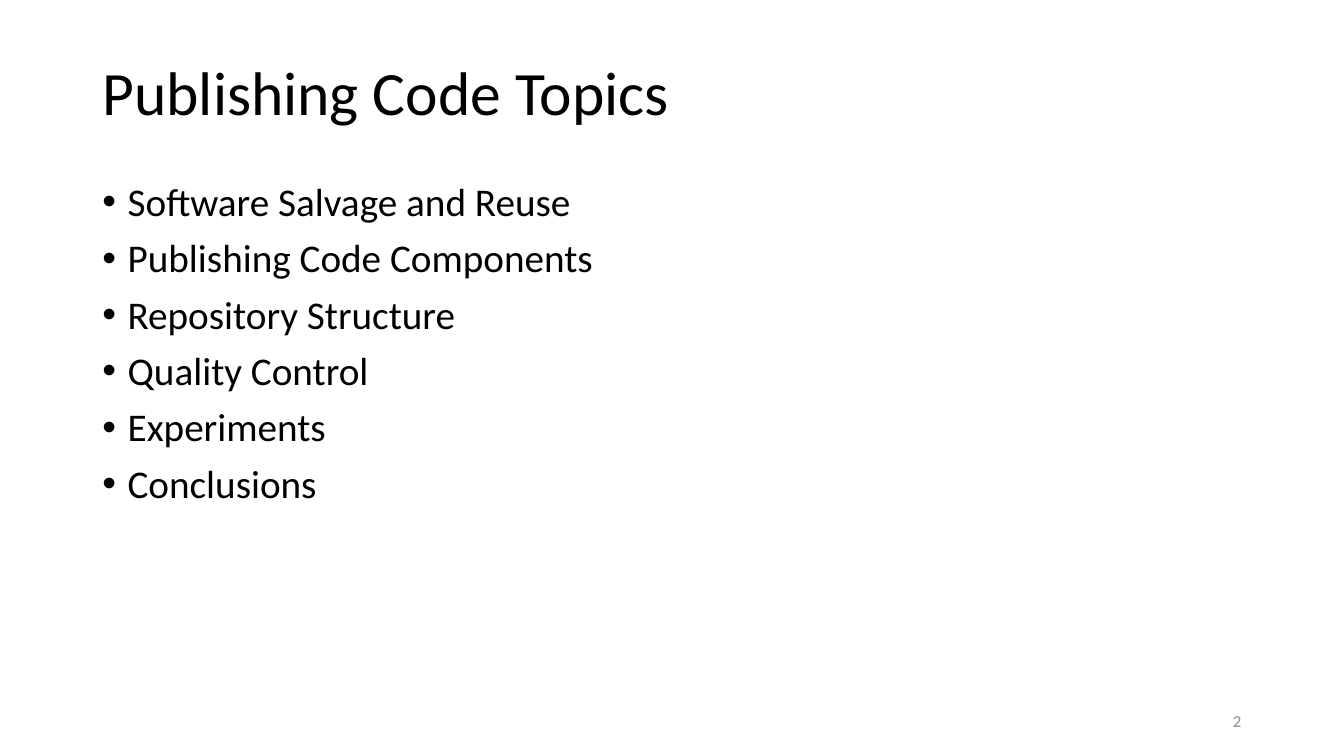
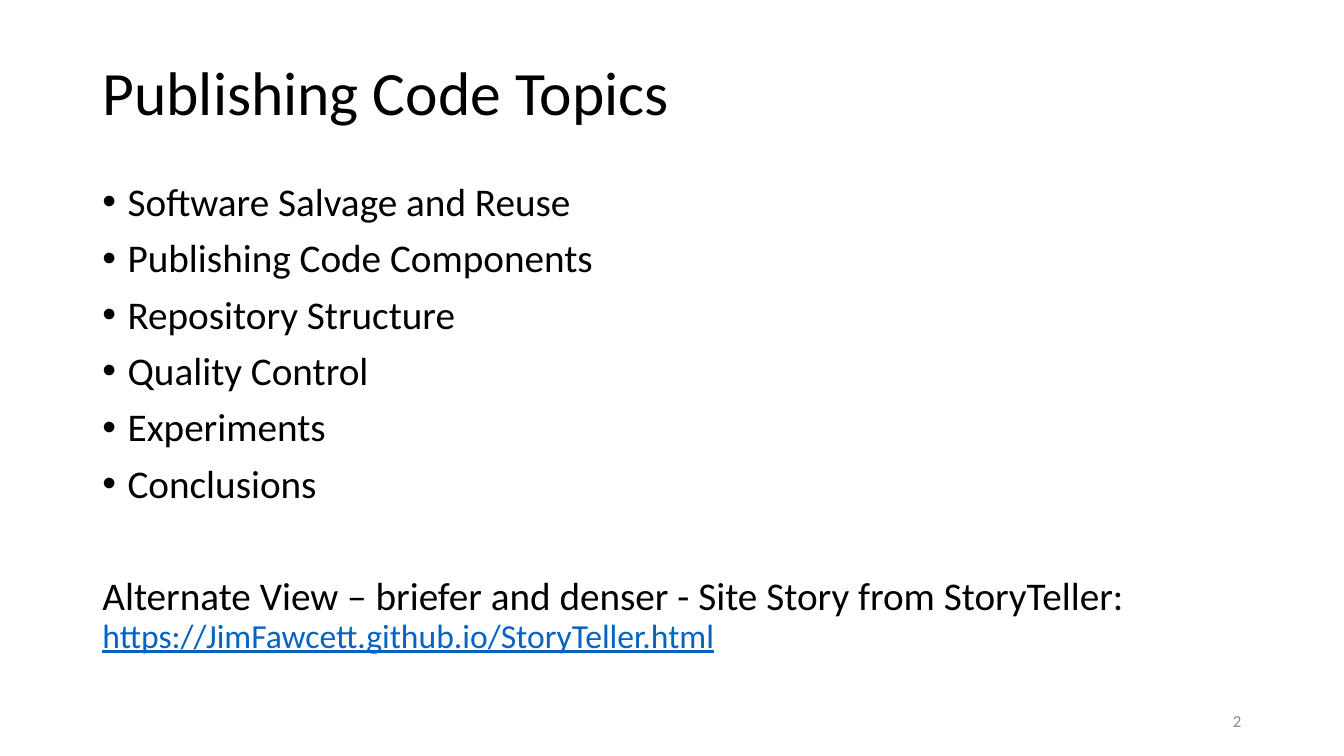
Before and after one commit to JimFawcett/JimFawcett.github.io, a slide deck: slide 2 of Resources/PublishingSourceCode.pptx. Drawn at 1344x756 pixels with LibreOffice and Linux fonts; fonts in the diff are those of the drawing. Boxes give left, top, right and bottom in pixels: in the first picture for what was removed or moved away, otherwise in the second. Text is boxed around its words. In the diff, an @@ line names an element or a change of style, - is before the commit and + after.

```diff
--- a/Resources/PublishingSourceCode.pptx
+++ b/Resources/PublishingSourceCode.pptx
@@ text at (102,582,1124,654): paragraph added @@
+Alternate View – briefer and denser - Site Story from StoryTeller: https://JimFawcett.github.io/StoryTeller.html
```
Also in this commit, not shown: 3 other slides changed, 1 other file.
